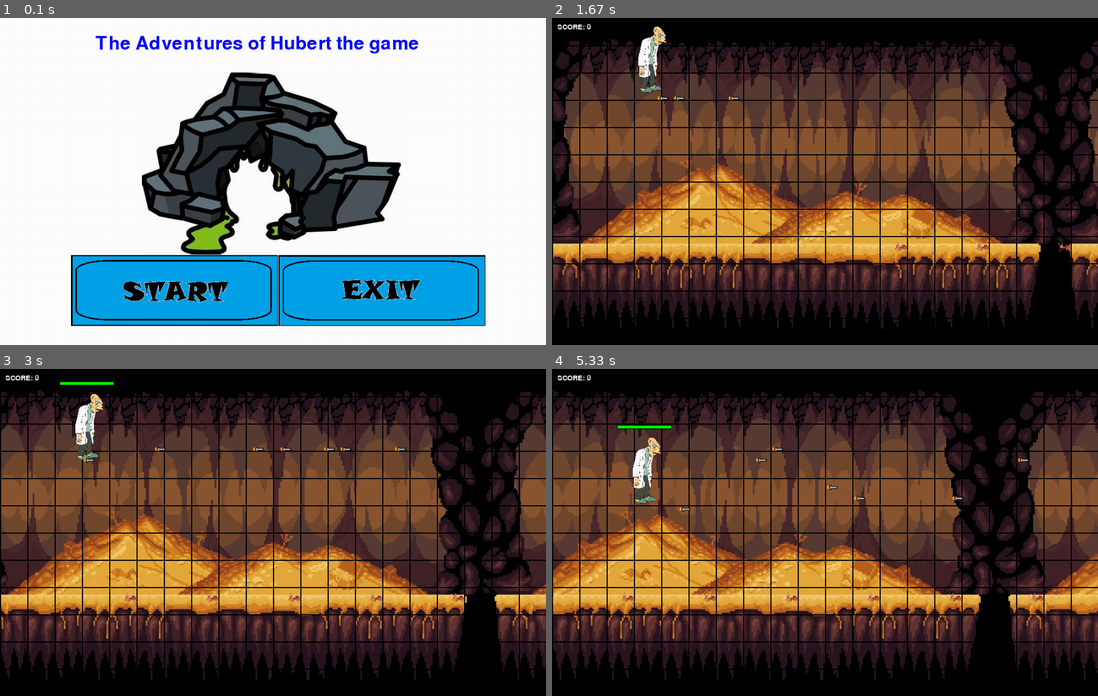
Above: before the commit, frames 1-4 (two rows, left to right).
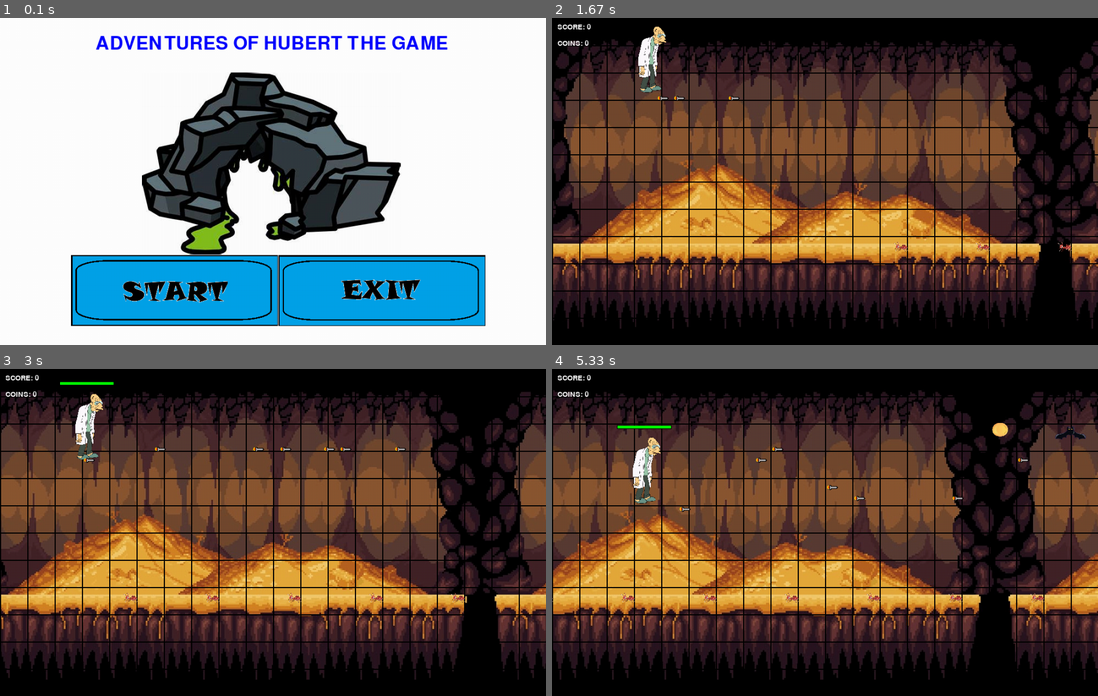
Above: after the commit, the same moments.

Repository: KaneRicketts/HIT-137-Assignment-03
Game: pygame game, started from Pygame game including start, game, and end loops.py
Same seed, same stepped clock (60 frames per second), same inputs: the game is played once before the commit and once after it.
Inputs (mouse positions are in pixels of both pictures, inside the frame that each line leads up to):
- Up to frame 1 (0.1 s): no input
- Up to frame 2 (1.67 s): press the mouse at (726, 289) at 0.37 s; move the mouse to (764, 191) at 0.47 s; release the mouse at (803, 93) at 0.6 s; tap Space at 0.67, 1.07, 1.37, 1.57 s; hold Right 1-1.47 s; hold Up from 1.5 s (still down)
- Up to frame 3 (3 s): release Up at 1.8 s; hold Right 1.83-2.3 s; tap Space at 1.9, 2.2, 2.4, 2.7, 2.97 s; hold Left 2.33-2.87 s; hold Down from 2.9 s (still down)
- Up to frame 4 (5.33 s): release Down at 3.2 s; hold Left 3.23-3.63 s; tap Space at 3.3, 3.6, 3.73, 4.13, 4.43, 4.8, 5.2 s; hold Up 3.67-4.03 s; hold Right 4.07-4.7 s; hold Down 4.73-5.1 s; hold Left from 5.13 s (still down)

The runs differ from the first frame. In frame 1, 1.8% of the frame differs, in the area x 17-82%, y 5-11%; in frame 2, less than 0.1%; in frame 3, less than 0.1%; in frame 4, 0.3%.

Commit message:
Coins and Bats added

Diff:
--- a/Pygame game including start, game, and end loops.py
+++ b/Pygame game including start, game, and end loops.py
@@ -7,7 +7,7 @@
 pygame.init()       # This initialises all the imported pygame modules.
 
 # To ensure we can replay the game, we insert everything into a function.
-#       When RESTART is clicked, we just call the function.
+# When RESTART is clicked, we just call the function.
 
 def play():
     # Initialising colour variables for common colours.
@@ -41,22 +41,23 @@
     font = pygame.font.SysFont("8514oem", 20)
     font_large = pygame.font.SysFont("8514oem", 50)
 
-        # Initialise other variables.
+    # Initialise other variables.
     # Setting up a clock (FPS)
-    clock = pygame.time.Clock()     # The funtion to use our variable to set FPS.
+    clock = pygame.time.Clock()     # The function to use our variable to set FPS.
     frames_per_sec = 60        # The FPS we want the game to run at.
 
     moving_speed = 0        # Background Scroll speed variable
     collisions = 0          # To keep score of killed enemies
+    coin_score = 0          # To keep score of collected coins
 
     # Initialising Images
-        # Button images
-    start_button = pygame.image.load("START.png").convert_alpha()
-    exit_button = pygame.image.load("EXIT.png").convert_alpha()
-    restart_button = pygame.image.load("RESTART.png").convert_alpha()
-        # Enemy images
+    # Button images
+    start_button_img = pygame.image.load("START.png").convert_alpha()
+    exit_button_img = pygame.image.load("EXIT.png").convert_alpha()
+    restart_button_img = pygame.image.load("RESTART.png").convert_alpha()
+    # Enemy images
     ant_image = pygame.image.load("Ant.png").convert_alpha()
-        # Backgrounds
+    # Backgrounds
     # Start Background
     start_background_image = pygame.image.load("cave.jpg").convert_alpha()
     start_rect = start_background_image.get_rect()
@@ -69,9 +70,34 @@
     end_background_image = pygame.image.load("spiders.jpg").convert_alpha()
     end_rect = end_background_image.get_rect()
     # Text Images
-    bye_img = font_large.render("Goodbye", True, PURPLE)
+    bye_img = font_large.render("See you next time", True, PURPLE)
     game_over_image = font_large.render("...GAME OVER...", True, BLUE)
-    game_start_image = font_large.render("The Adventures of Hubert the game", True, BLUE)
+    game_start_image = font_large.render("ADVENTURES OF HUBERT THE GAME", True, BLUE)
+
+
+    # Load coin animation
+    coin_scale = 0.4  # make the coin smaller or larger
+    walkCoin = [
+        pygame.transform.scale(pygame.image.load(r'C:\Users\kaner\Documents\GitHub\HIT-137-Assignment-03\Coin1.png'), (int(100*coin_scale), int(100*coin_scale))),
+        pygame.transform.scale(pygame.image.load(r'C:\Users\kaner\Documents\GitHub\HIT-137-Assignment-03\Coin2.png'), (int(100*coin_scale), int(100*coin_scale))),
+        pygame.transform.scale(pygame.image.load(r'C:\Users\kaner\Documents\GitHub\HIT-137-Assignment-03\Coin3.png'), (int(100*coin_scale), int(100*coin_scale))),
+        pygame.transform.scale(pygame.image.load(r'C:\Users\kaner\Documents\GitHub\HIT-137-Assignment-03\Coin4.png'), (int(100*coin_scale), int(100*coin_scale))),
+        pygame.transform.scale(pygame.image.load(r'C:\Users\kaner\Documents\GitHub\HIT-137-Assignment-03\Coin5.png'), (int(100*coin_scale), int(100*coin_scale))),
+        pygame.transform.scale(pygame.image.load(r'C:\Users\kaner\Documents\GitHub\HIT-137-Assignment-03\Coin6.png'), (int(100*coin_scale), int(100*coin_scale)))
+    ]
+
+    # Load bat animation
+    bat_scale = 0.6  # make the bat smaller or larger
+    bat_images = [
+        pygame.transform.scale(pygame.image.load(r'C:\Users\kaner\Documents\GitHub\HIT-137-Assignment-03\bat_1.png'), (int(100*bat_scale), int(50*bat_scale))),
+        pygame.transform.scale(pygame.image.load(r'C:\Users\kaner\Documents\GitHub\HIT-137-Assignment-03\bat_2.png'), (int(100*bat_scale), int(50*bat_scale))),
+        pygame.transform.scale(pygame.image.load(r'C:\Users\kaner\Documents\GitHub\HIT-137-Assignment-03\bat_3.png'), (int(100*bat_scale), int(50*bat_scale))),
+        pygame.transform.scale(pygame.image.load(r'C:\Users\kaner\Documents\GitHub\HIT-137-Assignment-03\bat_4.png'), (int(100*bat_scale), int(50*bat_scale))),
+        pygame.transform.scale(pygame.image.load(r'C:\Users\kaner\Documents\GitHub\HIT-137-Assignment-03\bat_5.png'), (int(100*bat_scale), int(50*bat_scale))),
+        pygame.transform.scale(pygame.image.load(r'C:\Users\kaner\Documents\GitHub\HIT-137-Assignment-03\bat_6.png'), (int(100*bat_scale), int(50*bat_scale))),
+        pygame.transform.scale(pygame.image.load(r'C:\Users\kaner\Documents\GitHub\HIT-137-Assignment-03\bat_7.png'), (int(100*bat_scale), int(50*bat_scale))),
+        pygame.transform.scale(pygame.image.load(r'C:\Users\kaner\Documents\GitHub\HIT-137-Assignment-03\bat_8.png'), (int(100*bat_scale), int(50*bat_scale)))
+    ]
 
     # Drawing a grid on window for later.
     grid_size = 50     # Tile size for 'square' grid overlay.
@@ -82,10 +108,10 @@
 
     # For later to add features to screen.
     background_grid = [
-        [0, 0, 0, 0, 0, 0, 0, 0, 0, 0, 0, 0, 0, 0, 0, 0, 0, 0, 0, 0],
-        [0, 0, 0, 0, 0, 0, 0, 0, 0, 0, 0, 0, 0, 0, 0, 0, 0, 0, 0, 0],
-        [0, 0, 0, 0, 0, 0, 0, 0, 0, 0, 0, 0, 0, 0, 0, 0, 0, 0, 0, 0],
-        [0, 0, 0, 0, 0, 0, 0, 0, 0, 0, 0, 0, 0, 0, 0, 0, 0, 0, 0, 0],
+        [0, 0, 0, 0, 0, 0, 0, 0, 0, 0, 0, 0, 0, 0, 0, 0, 0, 0, 0, 0],  # 12 rows of 20 columns
+        [0, 0, 0, 0, 0, 0, 0, 0, 0, 0, 0, 0, 0, 0, 0, 0, 0, 0, 0, 0],  # All zeros for now
+        [0, 0, 0, 0, 0, 0, 0, 0, 0, 0, 0, 0, 0, 0, 0, 0, 0, 0, 0, 0],  # Can be used for tile mapping
+        [0, 0, 0, 0, 0, 0, 0, 0, 0, 0, 0, 0, 0, 0, 0, 0, 0, 0, 0, 0],  # in the future
         [0, 0, 0, 0, 0, 0, 0, 0, 0, 0, 0, 0, 0, 0, 0, 0, 0, 0, 0, 0],
         [0, 0, 0, 0, 0, 0, 0, 0, 0, 0, 0, 0, 0, 0, 0, 0, 0, 0, 0, 0],
         [0, 0, 0, 0, 0, 0, 0, 0, 0, 0, 0, 0, 0, 0, 0, 0, 0, 0, 0, 0],
@@ -108,7 +134,7 @@
             self.mouse_click = False
 
         def draw(self):
-            """Draw onto surface with (x,y) coordinates. Determine if mousclick is on drawn button."""
+            """Draw onto surface with (x,y) coordinates. Determine if mouse click is on drawn button."""
             # Draw the image onto the screen at position rect.x and rect.y
             window.blit(self.image, (self.rect.x, self.rect.y))
 
@@ -116,15 +142,15 @@
             clicked = False
             pos_mouse = pygame.mouse.get_pos()
 
-                # Cheeck if the mouse is over the button rect.
+            # Check if the mouse is over the button rect.
             if self.rect.collidepoint(pos_mouse):
 
-                # Becasue the one click might return multiple "strikes", (governed by FPS??)
-                #  we only want the first click to count.
+                # Because the one click might return multiple "strikes",
+                # we only want the first click to count.
                 # We can set a flag for the first click, and ensure the if statement
-                #  is only true for that "un-raised flag" status
-
-                    # Check if the mouse is also clicked.
+                # is only true for that "un-raised flag" status
+
+                # Check if the mouse is also clicked.
                 if pygame.mouse.get_pressed()[0] == 1 and self.mouse_click == False:
                     self.mouse_click = True         # Flag is set.
                     clicked = True
@@ -132,7 +158,6 @@
                 if pygame.mouse.get_pressed()[0] == 0:      # Once mouse click is lifted.
                     self.mouse_click = False        # Flag is reset.
             return clicked
-
 
     class Player(pygame.sprite.Sprite):
         def __init__(self, health, scale):
@@ -196,7 +221,7 @@
             self.surf = pygame.transform.scale(image, ((int(width * scale)), (int(height * scale))))
             self.surf.set_colorkey(WHITE)
             self.rect = self.surf.get_rect()
-            self.rect.center = (x, y)       # For now, the ant is generated, and then it generates closer and closer to the LHS.
+            self.rect.center = (x, y)
             self.speed = speed
 
         def update(self):
@@ -220,69 +245,75 @@
             if self.rect.right > screen_width:
                 self.kill()
 
-    """
-    class Collectible:
-        ""Collectibles are given values here.""
-        def __init__(self, label: str, add_points: int, add_health: int, add_lives: int,) -> None:
-            self.label = label
-            self.add_points = add_points
-            self.add_health = add_health
-            self.add_lives = add_lives
-    """
+    # Coin class
+    class Coin(pygame.sprite.Sprite):
+        def __init__(self, x, y):
+            super(Coin, self).__init__()
+            self.images = walkCoin
+            self.index = 0
+            self.surf = self.images[self.index]
+            self.rect = self.surf.get_rect(center=(x, y))
+            self.animation_speed = 0.2
+
+        def update(self):
+            self.index += self.animation_speed
+            if self.index >= len(self.images):
+                self.index = 0
+            self.surf = self.images[int(self.index)]
+            self.rect.move_ip(-2, 0)
+            if self.rect.right < 0:
+                self.kill()
+
+    # Bat class
+    class Bat(pygame.sprite.Sprite):
+        def __init__(self, x, y):
+            super(Bat, self).__init__()
+            self.images = bat_images
+            self.index = 0
+            self.animation_speed = 0.2
+            self.surf = self.images[self.index]
+            self.rect = self.surf.get_rect(center=(x, y))
+            self.speed = 5
+
+        def update(self):
+            self.index += self.animation_speed
+            if self.index >= len(self.images):
+                self.index = 0
+            self.surf = self.images[int(self.index)]
+            self.rect.move_ip(-self.speed, 0)
+            if self.rect.right < 0:
+                self.kill()
+
     # Initialise instances of class objects.
 
-    player1: Player = Player(health = 100, scale = .2)
-    ant_enemy: Enemy = Enemy(ant_image, .1, 5, 990, 420)
-
-    #boss_enemy: Enemy = Enemy()
-
-    start_button: Buttons = Buttons(130, 435, start_button, scale = 0.5)
-    exit_button: Buttons = Buttons(510,435, exit_button, scale = 0.5)
-    restart_button: Buttons = Buttons(130, 435, restart_button, scale = 0.5)
-
-    # coin: Collectible = Collectible("Coin", add_points = 10, add_health = 0, add_lives = 0)
-    # fruit: Collectible = Collectible("Fruit", add_points = 0, add_health = 20, add_lives = 0)
-    # heart: Collectible = Collectible("Heart", add_points = 0, add_health = 0, add_lives = 1)
-
-    # Create groups for enemy(ies), player(s) etc.
+    player1 = Player(health = 100, scale = .2)
+    ant_enemy = Enemy(ant_image, .1, 5, 990, 420)
+
+    start_button = Buttons(130, 435, start_button_img, scale = 0.5)
+    exit_button = Buttons(510,435, exit_button_img, scale = 0.5)
+    restart_button = Buttons(130, 435, restart_button_img, scale = 0.5)
+
+    # Create groups for enemy(ies)
 
     enemies = pygame.sprite.Group()
     missiles = pygame.sprite.Group()
+    coins = pygame.sprite.Group()
+    bats = pygame.sprite.Group()
     all_sprites = pygame.sprite.Group()
     all_sprites.add(player1)
 
-    """
-    # Define user events. (EXAMPLES)
-    enemy_speed_increase = pygame.USEREVENT + 1
-    pygame.time.set_timer(enemy_speed_increase, 1000)
-    """
+    # Define user events.
 
     add_enemy = pygame.USEREVENT + 1
     pygame.time.set_timer(add_enemy, 500)
 
-
-    # Set up music.
-    """
-    (EXAMPLES from jet game)
-    # Load and play our background music
-    # Sound source: http://ccmixter.org/files/Apoxode/59262
-    # License: https://creativecommons.org/licenses/by/3.0/
-    pygame.mixer.music.load("Apoxode_-_Electric_1.mp3")
-    pygame.mixer.music.play(loops=-1)
-
-    # Load all our sound files
-    # Sound sources: Jon Fincher
-    move_up_sound = pygame.mixer.Sound("Rising_putter.ogg")
-    move_down_sound = pygame.mixer.Sound("Falling_putter.ogg")
-    collision_sound = pygame.mixer.Sound("Collision.ogg")
-
-    # Set the base volume for all sounds
-    move_up_sound.set_volume(0.5)
-    move_down_sound.set_volume(0.5)
-    collision_sound.set_volume(0.5)
-    """
-
-        # Start the Loops
+    add_coin = pygame.USEREVENT + 2
+    pygame.time.set_timer(add_coin, 3000)
+
+    add_bat = pygame.USEREVENT + 3
+    pygame.time.set_timer(add_bat, 5000)
+
+    # Start the Loops
     # Create the start page loop.
     start_loop = True
     while start_loop:
@@ -305,11 +336,11 @@
                     pygame.quit()
                     sys.exit()
 
-            # End the first loop, The Start Page, and move on to next loop.
+        # End the first loop, The Start Page, and move on to next loop.
         if start_button.draw():
             start_loop = False
 
-            # Quit the application.
+        # Quit the application.
         if exit_button.draw():
             time.sleep(.5)
             window.fill(BLACK)
@@ -362,40 +393,78 @@
 
             # Is the time right for a new enemy.
             elif event.type == add_enemy:
-                # Create the new enemy every 500Milisecs, and add it to our sprite groups.
+                # Create the new enemy every 500 milliseconds, and add it to our sprite groups.
                 ant_enemy = Enemy(ant_image, .1, 5, 990, 420)
                 enemies.add(ant_enemy)
                 all_sprites.add(ant_enemy)
 
+            # Is the time right for a new coin.
+            elif event.type == add_coin:
+                # Create a new coin every 3000 milliseconds.
+                x = random.randint(screen_width + 50, screen_width + 100)
+                y = random.randint(50, 350)
+                coin = Coin(x, y)
+                coins.add(coin)
+                all_sprites.add(coin)
+
+            # Is the time right for a new bat.
+            elif event.type == add_bat:
+                # Only spawn a bat if there isn't one already
+                if len(bats) == 0:
+                    x = screen_width + 50
+                    y = random.randint(0, 250)  # Above missile shooting height (adjust as needed)
+                    bat = Bat(x, y)
+                    bats.add(bat)
+                    all_sprites.add(bat)
+
         # Player "update()" call.
         player1.move()
 
-        # Update the position of our enemies.
+        # Update the position of our enemies, coins, and bats.
         enemies.update()
-
-        # Add a Scorecard/healthbar/etc here (example)
+        coins.update()
+        bats.update()
+
+        # Add a Scorecard/healthbar/etc here
         player1.draw_health(window)
 
         scores = font.render(f"SCORE: {collisions}", True, WHITE)
+        coin_display = font.render(f"COINS: {coin_score}", True, WHITE)
         window.blit(scores, (10,10))
+        window.blit(coin_display, (10,40))
 
         # Draw all our sprites
         for entity in all_sprites:
             window.blit(entity.surf, entity.rect)
 
         for missile in player1.missiles:
-                missile.update()
-                missiles.add(missile)
-                if pygame.sprite.spritecollide(missile, enemies, True):
-                    missile.kill()
-                    missiles.remove(missile)
-                    player1.missiles.remove(missile)
-                    collisions += 1
+            missile.update()
+            missiles.add(missile)
+            if pygame.sprite.spritecollide(missile, enemies, True):
+                missile.kill()
+                missiles.remove(missile)
+                player1.missiles.remove(missile)
+                collisions += 1
+            # Check for collision with bats
+            if pygame.sprite.spritecollide(missile, bats, True):
+                missile.kill()
+                missiles.remove(missile)
+                player1.missiles.remove(missile)
+                # Optionally, you can increase score or add effects
 
         # Check if any enemies have collided with the player
         if pygame.sprite.spritecollide(player1, enemies, dokill = True):
-            # If so, kill missile and subtract health.
+            # If so, subtract health.
             player1.health -= 10
+
+        # Check if any bats have collided with the player
+        if pygame.sprite.spritecollide(player1, bats, dokill = True):
+            player1.health -= 1  # Bat causes 1 damage
+
+        # Check if any coins have been collected by the player
+        coins_collected = pygame.sprite.spritecollide(player1, coins, dokill = True)
+        if coins_collected:
+            coin_score += len(coins_collected)
 
         if player1.health <= 0:
             for entity in all_sprites:
@@ -418,7 +487,7 @@
 
         window.fill(RED)
         window.blit(game_over_image, (375,150))
-        # Player killed and end game screen (example)
+        # Player killed and end game screen
 
         # Check all events.
         for event in pygame.event.get():
